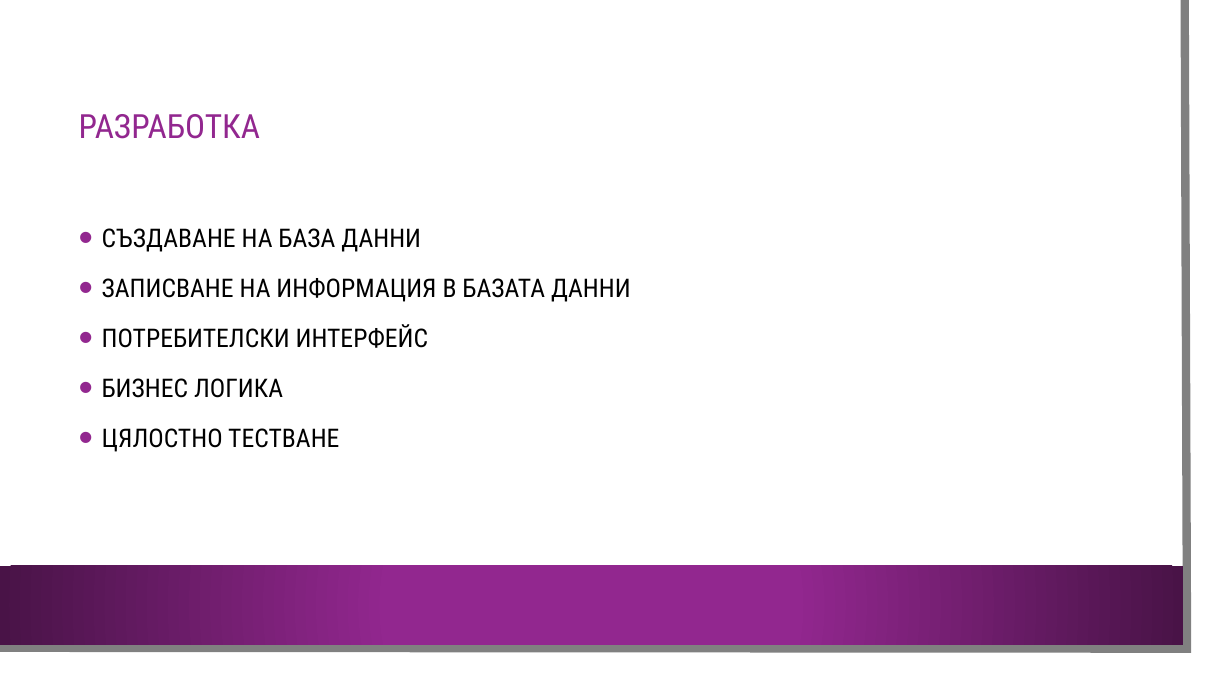
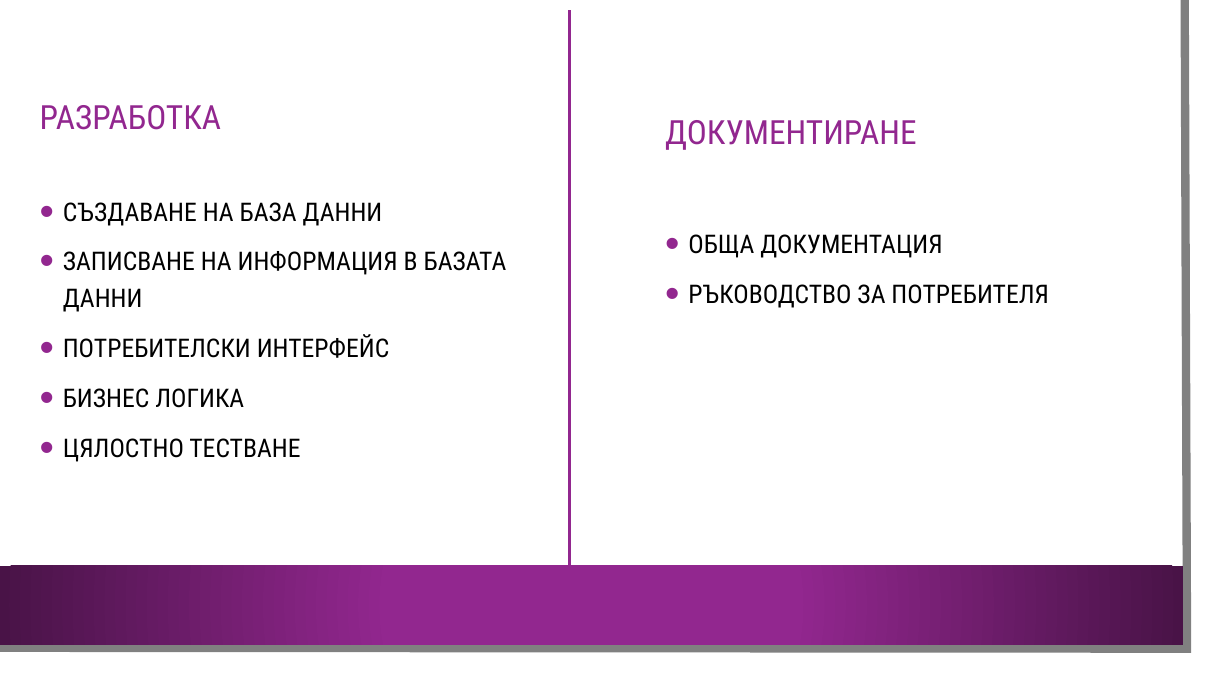
Before and after one commit to RadoslavKolev/DreamMovie, a slide deck: slide 12 of Документация/Презентация - Dream Movie.pptx (slide 13 before the commit). Drawn at 1232x693 pixels with LibreOffice and Linux fonts; fonts in the diff are those of the drawing; background and template pictures are left out. Boxes give left, top, right and bottom in pixels: in the first picture for what was removed or moved away, otherwise in the second. Text is boxed around its words. In the diff, an @@ line names an element or a change of style, - is before the commit and + after.

```diff
--- a/Документация/Презентация - Dream Movie.pptx
+++ b/Документация/Презентация - Dream Movie.pptx
@@ line added from (569, 10) to (569, 601), #92278F 2 pt @@
@@ title "РАЗРАБОТКА": place and size @@
-title "РАЗРАБОТКА" at box(79, 114, 260, 139)
+title "РАЗРАБОТКА" at box(40, 105, 221, 130)
@@ text added at box(665, 120, 916, 150), 26 pt, text #92278F @@
+ДОКУМЕНТИРАНЕ
@@ text "СЪЗДАВАНЕ НА БАЗА ДАННИ" rewrapped from box(102, 228, 631, 452) to box(63, 202, 507, 462) @@
@@ text added at box(688, 234, 1049, 308), 20 pt, text #000000 @@
+• ОБЩА ДОКУМЕНТАЦИЯ
+• РЪКОВОДСТВО ЗА ПОТРЕБИТЕЛЯ
```
Also in this commit, not shown: 3 other slides changed, 2 slides removed, 2 other files.
